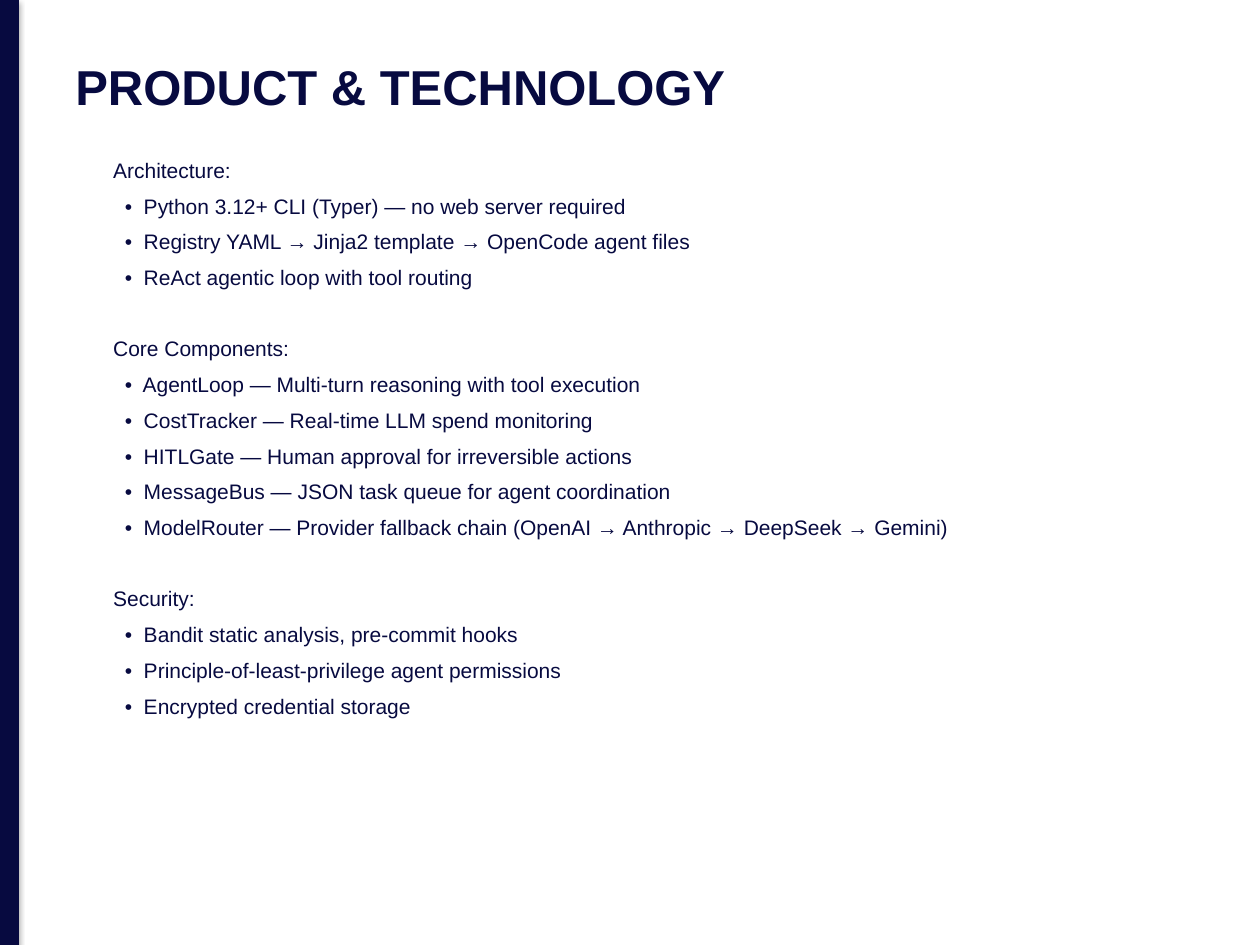
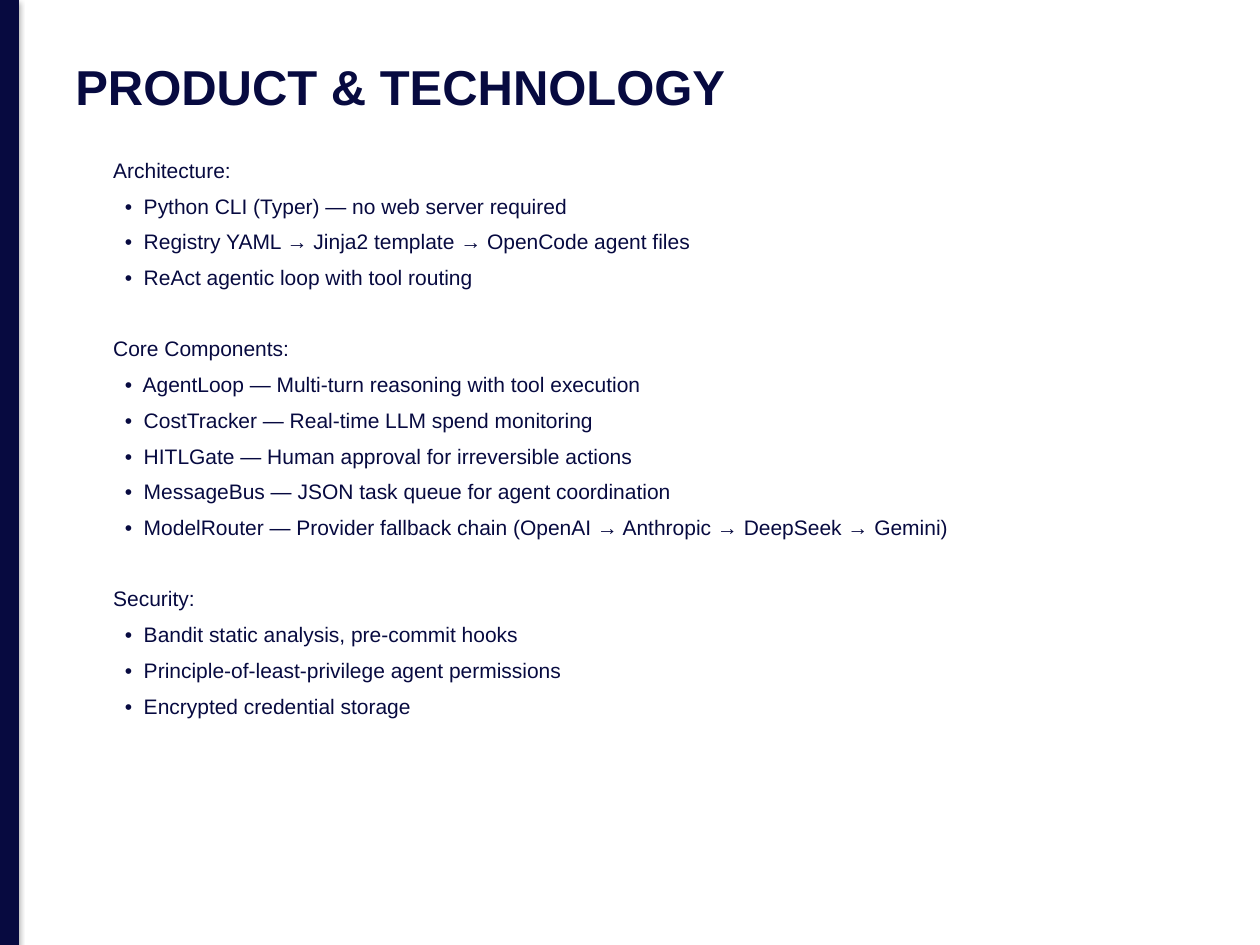
Before and after one commit to jmlusu/light-speed-holdings, a slide deck: slide 6 of static/brand/templates/pitch-deck.pptx. Drawn at 1260x945 pixels with LibreOffice and Linux fonts; fonts in the diff are those of the drawing. Boxes give left, top, right and bottom in pixels: in the first picture for what was removed or moved away, otherwise in the second. Text is boxed around its words. In the diff, an @@ line names an element or a change of style, - is before the commit and + after.

```diff
--- a/static/brand/templates/pitch-deck.pptx
+++ b/static/brand/templates/pitch-deck.pptx
@@ text at <box>144,198,567,218</box>: text changed @@
-• Python 3.12+ CLI (Typer) — no web server required
+• Python CLI (Typer) — no web server required
```
Also in this commit, not shown: 9 other slides changed, 2 other files.
